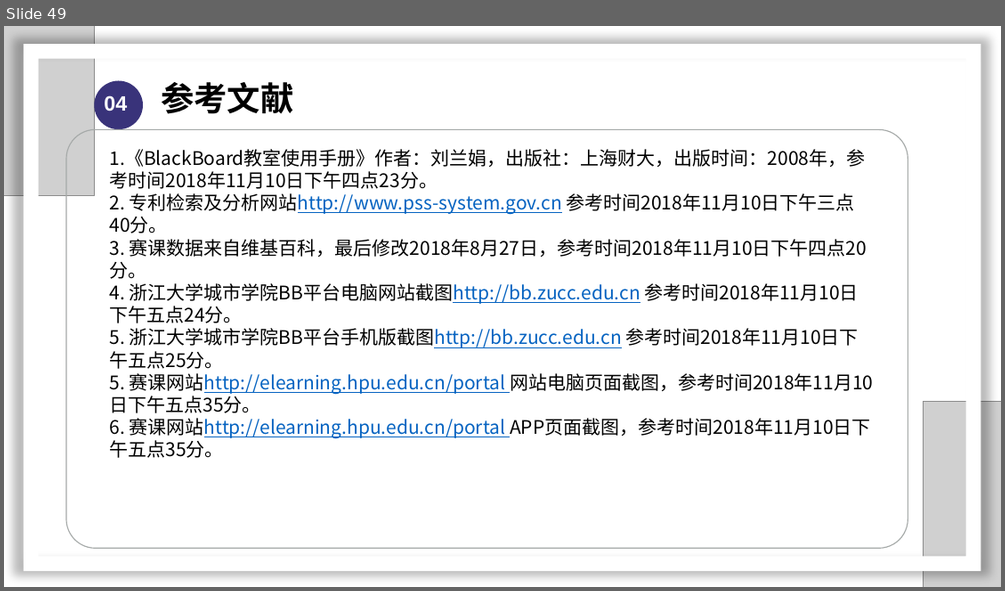
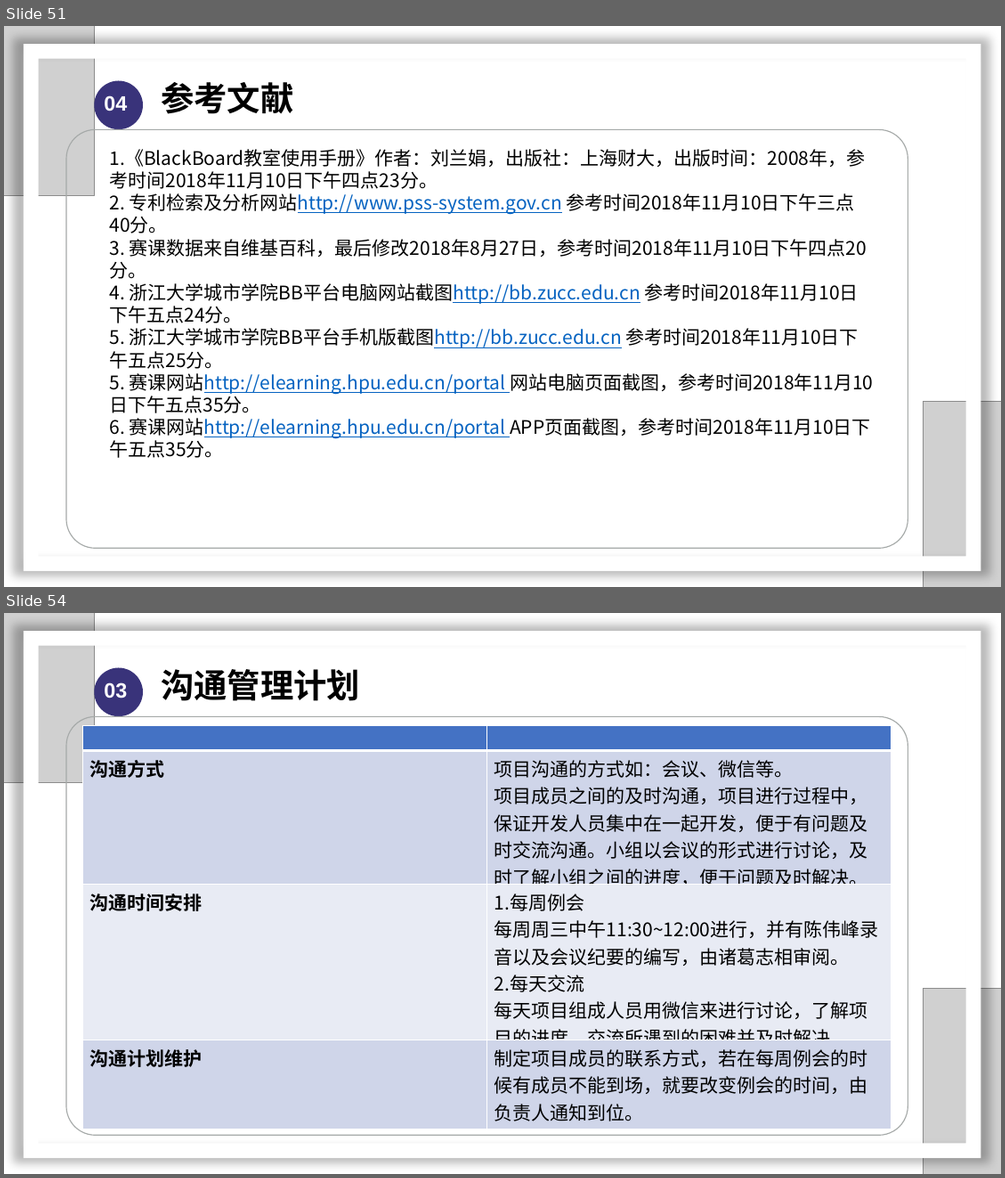
Before and after one commit to SarielX98/PRD2018G14, a slide deck: 受控文档/PPT/PRD2018-G14-软件需求工程审核PPT.pptx. Shown one above the other, each under a label of ours: slide 49 before the commit, slides 51 and 54 after it; the slides between them are not shown. The pictures are 1005x591 and 1005x1178 pixels, drawn with LibreOffice and Linux fonts; fonts in the diff are those of the drawing; grey boxes stand for pictures; background and template pictures are left out. Boxes give left, top, right and bottom in pixels: in the first picture for what was removed or moved away, otherwise in the second. Text is boxed around its words. In the diff, an @@ line names an element or a change of style, - is before the commit and + after.

```diff
--- a/受控文档/PPT/PRD2018-G14-软件需求工程审核PPT.pptx
+++ b/受控文档/PPT/PRD2018-G14-软件需求工程审核PPT.pptx
@@ slide 54 added at (4,613,1001,1174), background #FFFFFF @@
@@ picture added at (4,613,95,783) @@
@@ frame added at (24,631,980,1159), fill #FFFFFF @@
@@ ellipse added at (95,667,143,716), fill #39337A @@
@@ text added at (104,682,127,698), 20 pt, text #FFFFFF, bold @@
+03
@@ text added at (161,669,360,701), 32 pt, text #000000, bold @@
+沟通管理计划
@@ rounded rectangle added at (66,717,907,1135), outline #A6AAA9 1 pt @@
@@ table added at (82,726,890,1128), 4 rows, 2 columns @@
+ | 
+沟通方式 | 项目沟通的方式如：会议、微信等。 / 项目成员之间的及时沟通，项目进行过程中，保证开发人员集中在一起开发，便于有问题及时交流沟通。小组以会议的形式进行讨论，及时了解小组之间的进度，便于问题及时解决。
+沟通时间安排 | 1.每周例会 / 每周周三中午11:30~12:00进行，并有陈伟峰录音以及会议纪要的编写，由诸葛志相审阅。 / 2.每天交流 / 每天项目组成人员用微信来进行讨论，了解项目的进度，交流所遇到的困难并及时解决。
+沟通计划维护 | 制定项目成员的联系方式，若在每周例会的时候有成员不能到场，就要改变例会的时间，由负责人通知到位。
@@ picture added at (923,988,1001,1174) @@
@@ what was slide 49 is now slide 51 @@
```
Also in this commit, not shown: 11 slides changed, 7 other slides added, 4 other files.
